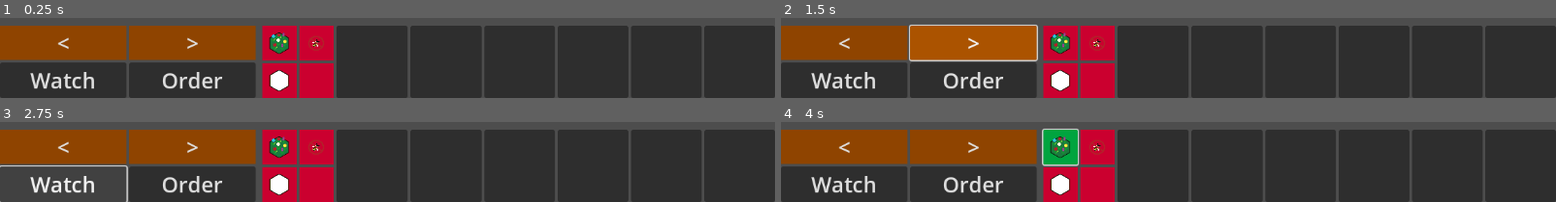
Above: before the commit, frames 1-4 (two rows, left to right).
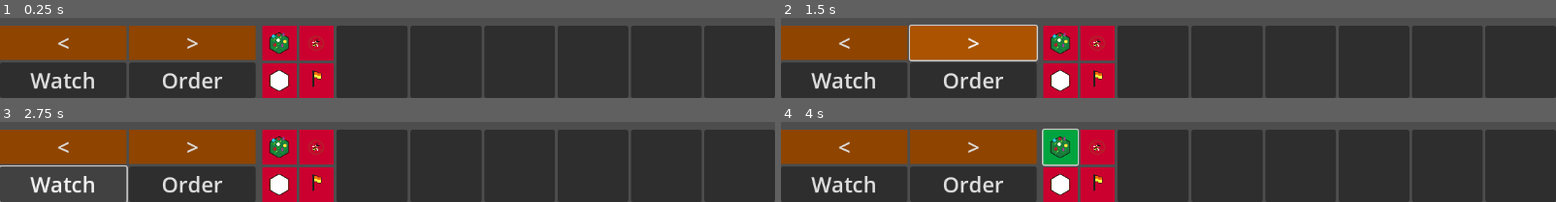
Above: after the commit, the same moments.

Repository: ARCsweden/GameJam2025Fall
Game: Godot game, scene res://Scenes/user_interface.tscn
Same seed, same stepped clock (60 frames per second), same inputs: the game is played once before the commit and once after it. This scene is started directly instead of the project's main scene.
Inputs (mouse positions are in pixels of both pictures, inside the frame that each line leads up to):
- Up to frame 1 (0.25 s): no input
- Up to frame 2 (1.5 s): click "<" at 0.5 s; click ">" at 1.25 s
- Up to frame 3 (2.75 s): click "Watch" at 2 s
- Up to frame 4 (4 s): click "Order" at 2.75 s; click (1060, 147) at 3.5 s

The runs differ from the first frame. In frame 1, 0.1% of the frame differs, in the area x 40-42%, y 65-87%; in frame 2, 0.1%; in frame 3, 0.1%; in frame 4, 0.1%.

Commit message:
Add flag button

Diff:
--- a/dancing-queen/Scenes/user_interface.tscn
+++ b/dancing-queen/Scenes/user_interface.tscn
@@ -6,6 +6,7 @@
 [ext_resource type="StyleBox" uid="uid://b41er46jirnl4" path="res://resources/base_button.tres" id="2_7jfck"]
 [ext_resource type="ButtonGroup" uid="uid://dkie4oyfhwcrp" path="res://resources/tile_buttons.tres" id="2_uf5wx"]
 [ext_resource type="Texture2D" uid="uid://cau5n42r6sphc" path="res://Assets/Art/png/unexplored_tile.png" id="3_uf5wx"]
+[ext_resource type="Texture2D" uid="uid://3y7p3nuo7wix" path="res://Assets/Art/png/flag_tile.png" id="7_xap2s"]
 
 [sub_resource type="StyleBoxFlat" id="StyleBoxFlat_xap2s"]
 bg_color = Color(0.6718929, 0.32470697, 0, 1)
@@ -46,12 +47,12 @@
 size_flags_vertical = 3
 size_flags_stretch_ratio = 5.0
 
-[node name="DanceControls" type="GridContainer" parent="HBox/TheClub"]
+[node name="BeeControls" type="GridContainer" parent="HBox/TheClub"]
 layout_mode = 2
 size_flags_vertical = 3
 columns = 2
 
-[node name="LeftBeeSelect" type="Button" parent="HBox/TheClub/DanceControls"]
+[node name="LeftBeeSelect" type="Button" parent="HBox/TheClub/BeeControls"]
 layout_mode = 2
 size_flags_horizontal = 3
 size_flags_vertical = 3
@@ -63,7 +64,7 @@
 theme_override_styles/hover = SubResource("StyleBoxFlat_xap2s")
 text = "<"
 
-[node name="RightBeeSelect" type="Button" parent="HBox/TheClub/DanceControls"]
+[node name="RightBeeSelect" type="Button" parent="HBox/TheClub/BeeControls"]
 layout_mode = 2
 size_flags_horizontal = 3
 size_flags_vertical = 3
@@ -75,7 +76,7 @@
 theme_override_styles/hover = SubResource("StyleBoxFlat_xap2s")
 text = ">"
 
-[node name="Watch" type="Button" parent="HBox/TheClub/DanceControls"]
+[node name="Watch" type="Button" parent="HBox/TheClub/BeeControls"]
 layout_mode = 2
 size_flags_horizontal = 3
 size_flags_vertical = 3
@@ -84,7 +85,7 @@
 theme_override_font_sizes/font_size = 32
 text = "Watch"
 
-[node name="Order" type="Button" parent="HBox/TheClub/DanceControls"]
+[node name="Order" type="Button" parent="HBox/TheClub/BeeControls"]
 layout_mode = 2
 size_flags_horizontal = 3
 size_flags_vertical = 3
@@ -157,6 +158,7 @@
 layout_mode = 2
 size_flags_horizontal = 3
 size_flags_vertical = 3
+theme_override_icons/icon = ExtResource("7_xap2s")
 theme_override_styles/normal = ExtResource("2_7jfck")
 theme_override_styles/pressed = SubResource("StyleBoxFlat_4d574")
 theme_override_styles/hover = SubResource("StyleBoxFlat_uf5wx")
Not shown: 1 places in dancing-queen/Scenes/user_interface.tscn that only renumber resources
